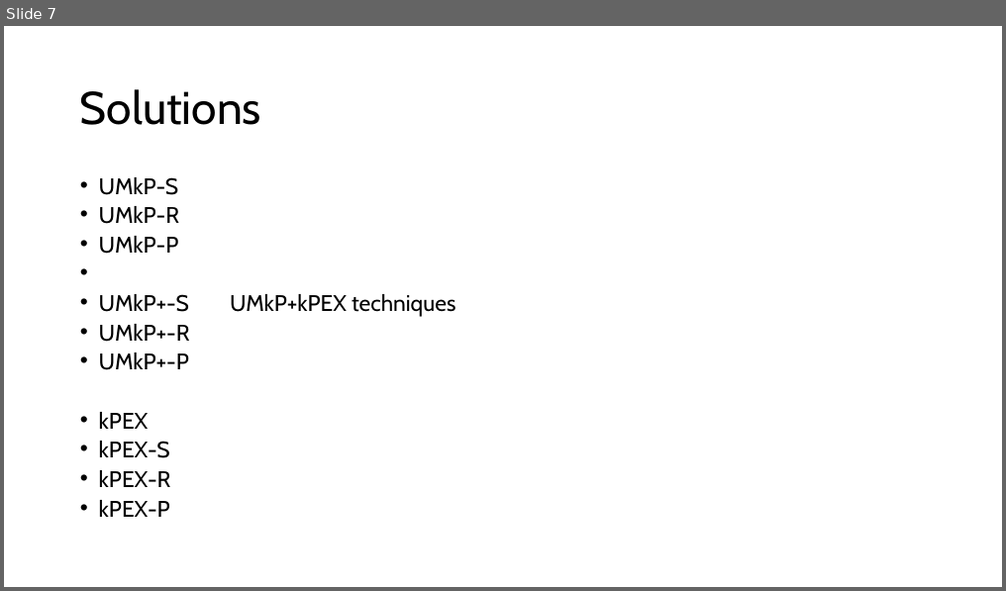
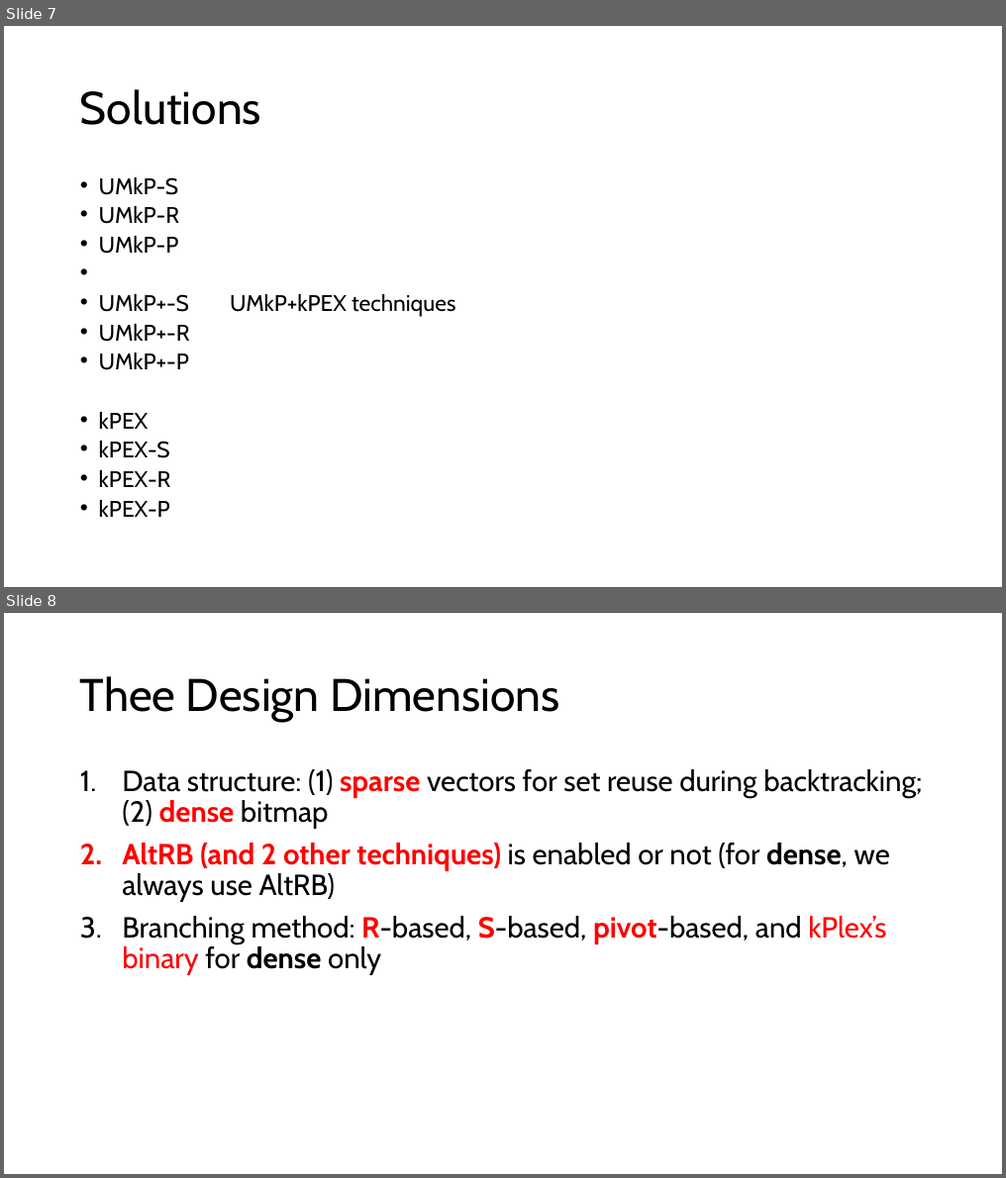
Before and after one commit to akhlaqueak/kplex-ML, a slide deck: results explorations.pptx. Shown one above the other, each under a label of ours: slide 7 before the commit, slides 7 and 8 after it. The pictures are 1006x591 and 1006x1178 pixels, drawn with LibreOffice and Linux fonts; fonts in the diff are those of the drawing. Boxes give left, top, right and bottom in pixels: in the first picture for what was removed or moved away, otherwise in the second. Text is boxed around its words. In the diff, an @@ line names an element or a change of style, - is before the commit and + after.

Commit message:
UMKP-OnlyAltRB

```diff
--- a/results explorations.pptx
+++ b/results explorations.pptx
@@ slide 8 added at box(4, 613, 1002, 1174), background #FFFFFF @@
@@ title added at box(80, 676, 559, 722), 44 pt, text #000000 @@
+Thee Design Dimensions
@@ text added at box(122, 769, 922, 975), 28 pt, text #000000 @@
+1. Data structure: (1) sparse vectors for set reuse during backtracking; (2) dense bitmap
+2. AltRB (and 2 other techniques) is enabled or not (for dense, we always use AltRB)
+3. Branching method: R-based, S-based, pivot-based, and kPlex’s binary for dense only
```
Also in this commit, not shown: 4 other slides added, 17 other files.
